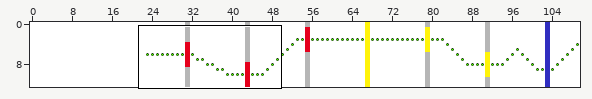
Tiled map, stored at android/assets/Level1.tmx. The first picture is a wide view before the edit; the outline marks the close-up.
Close-up. Before the commit:
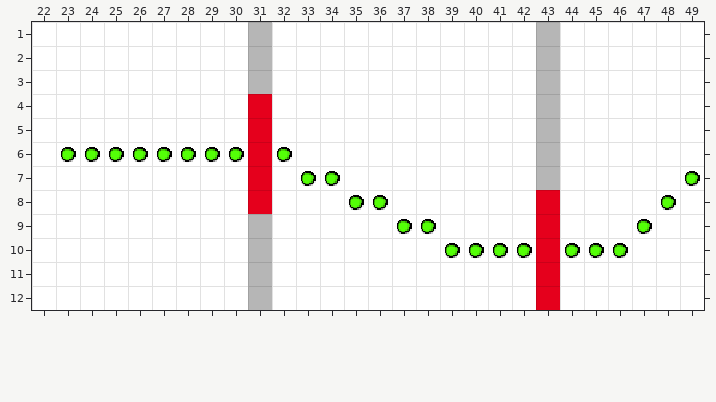
Cells are 16x16 px. Shown: x 22..49, y 1..12. The commit also changed other parts of the map, which this record leaves out.
Now the later version:
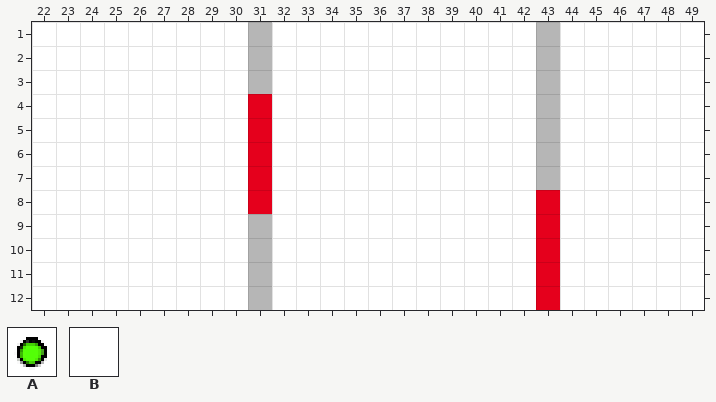
Key: from "tileset_walls": A 3, B 4.
_ is an empty cell.
Edits made:
Layer "graphics":
y 6: x 23..30 AAAAAAAA -> BBBBBBBB; x 32 A -> B
y 7: x 33..34 AA -> BB; x 49 A -> B
y 8: x 35..36 AA -> BB; x 48 A -> B
y 9: x 37..38 AA -> BB; x 47 A -> B
y 10: x 39..42 AAAA -> BBBB; x 44..46 AAA -> BBB
Boxes around the changes in both close-ups, in picture pixels (x1, y1, x2, y2):
changed: (61, 147, 244, 163)
changed: (277, 147, 532, 259)
changed: (565, 171, 700, 259)
